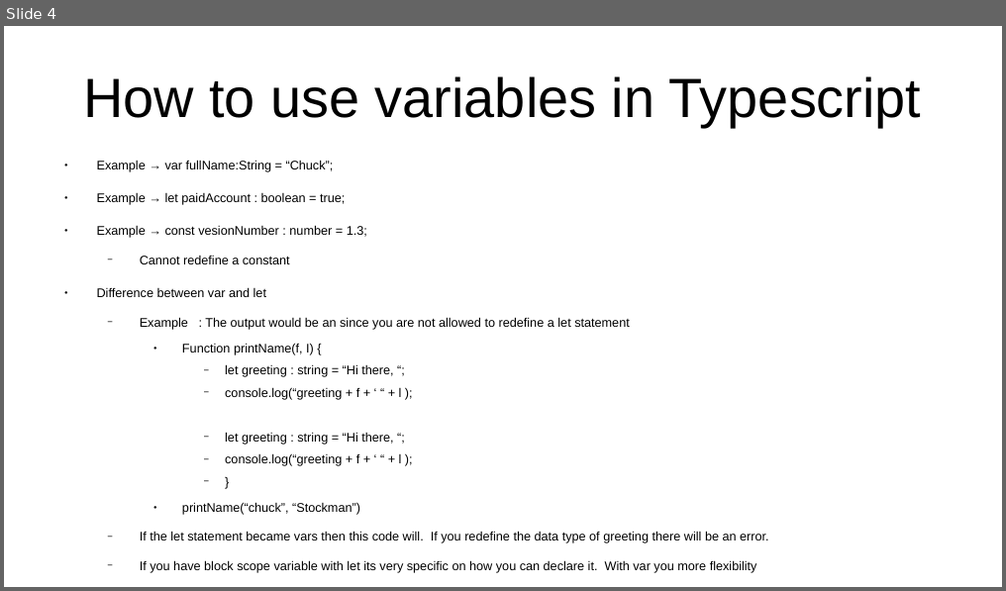
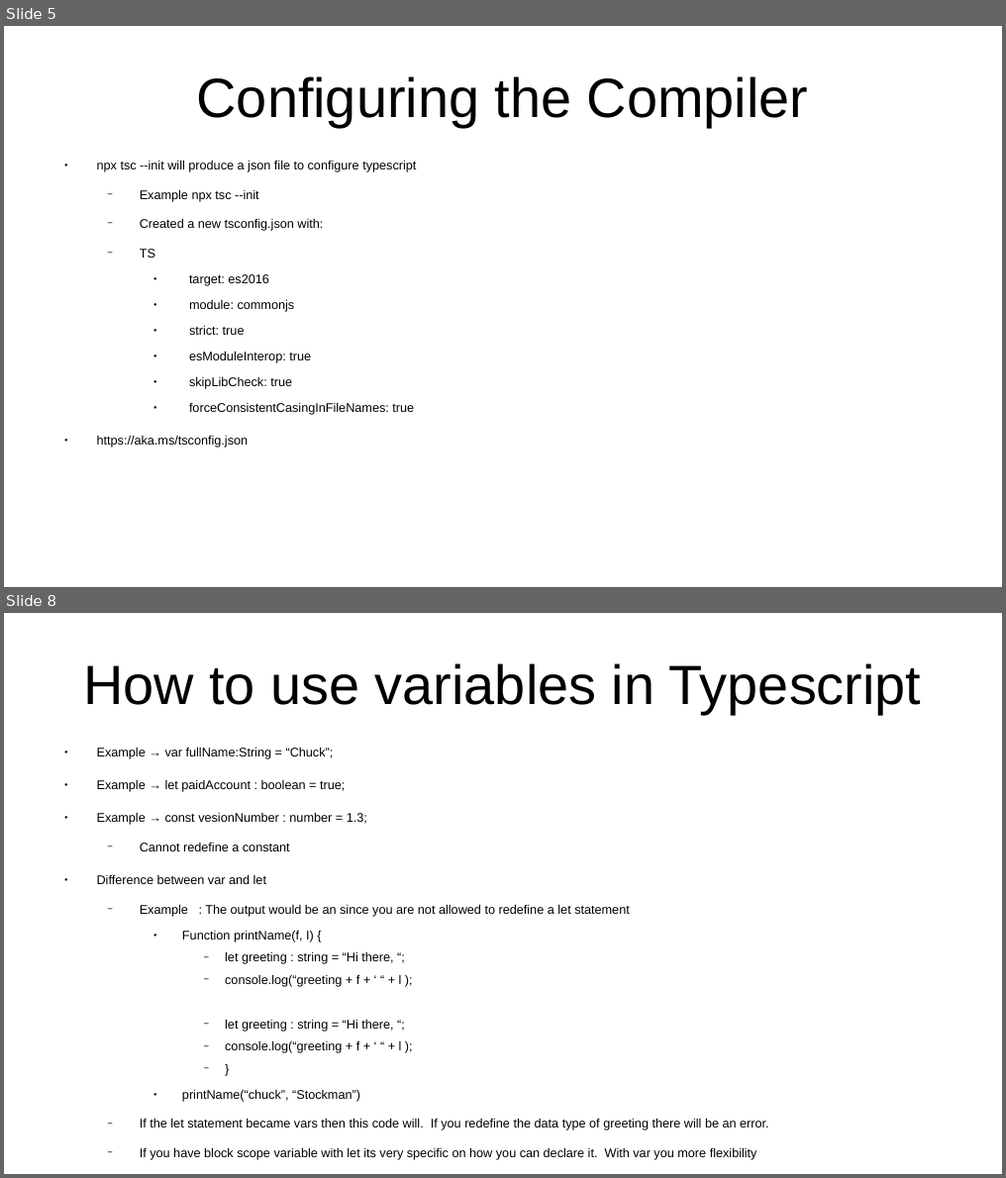
Before and after one commit to CharlesStockman/notesFromCourses, a slide deck: javascript/typescript/Introduction to Typescript Development.odp. Shown one above the other, each under a label of ours: slide 4 before the commit, slides 5 and 8 after it; the slides between them are not shown. The pictures are 1006x591 and 1006x1178 pixels, drawn with LibreOffice and Linux fonts; fonts in the diff are those of the drawing. Boxes give left, top, right and bottom in pixels: in the first picture for what was removed or moved away, otherwise in the second. Text is boxed around its words. In the diff, an @@ line names an element or a change of style, - is before the commit and + after.

```diff
--- a/javascript/typescript/Introduction to Typescript Development.odp
+++ b/javascript/typescript/Introduction to Typescript Development.odp
@@ slide 5 added at bbox=[4, 26, 1002, 587], background #FFFFFF @@
@@ title added at bbox=[197, 76, 808, 127], 44 pt, text #000000 @@
+Configuring the Compiler
@@ text added at bbox=[97, 160, 416, 448], 10 pt, text #000000 @@
+● npx tsc --init will produce a json file to configure typescript
+  − Example npx tsc --init
+  − Created a new tsconfig.json with:
+  − TS
+    ● target: es2016
+    ● module: commonjs
+    ● strict: true
+    ● esModuleInterop: true
+    ● skipLibCheck: true
+    ● forceConsistentCasingInFileNames: true
+● https://aka.ms/tsconfig.json
@@ what was slide 4 is now slide 8 @@
```
Also in this commit, not shown: 7 slides changed, 7 other slides added, 14 other files.
